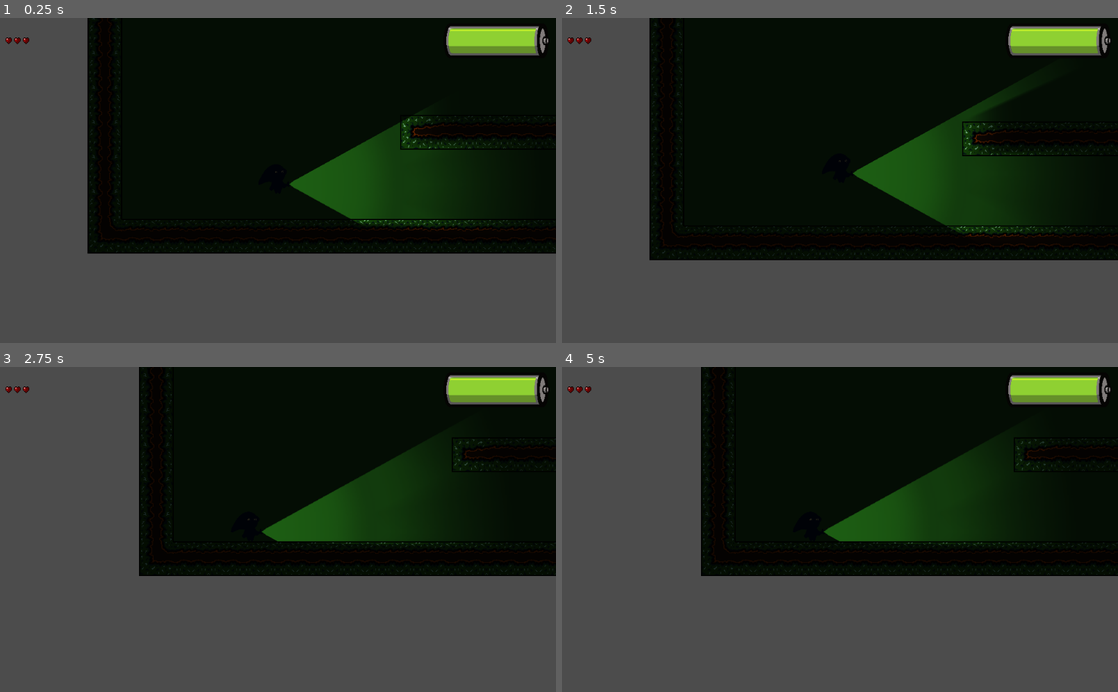
Above: before the commit, frames 1-4 (two rows, left to right).
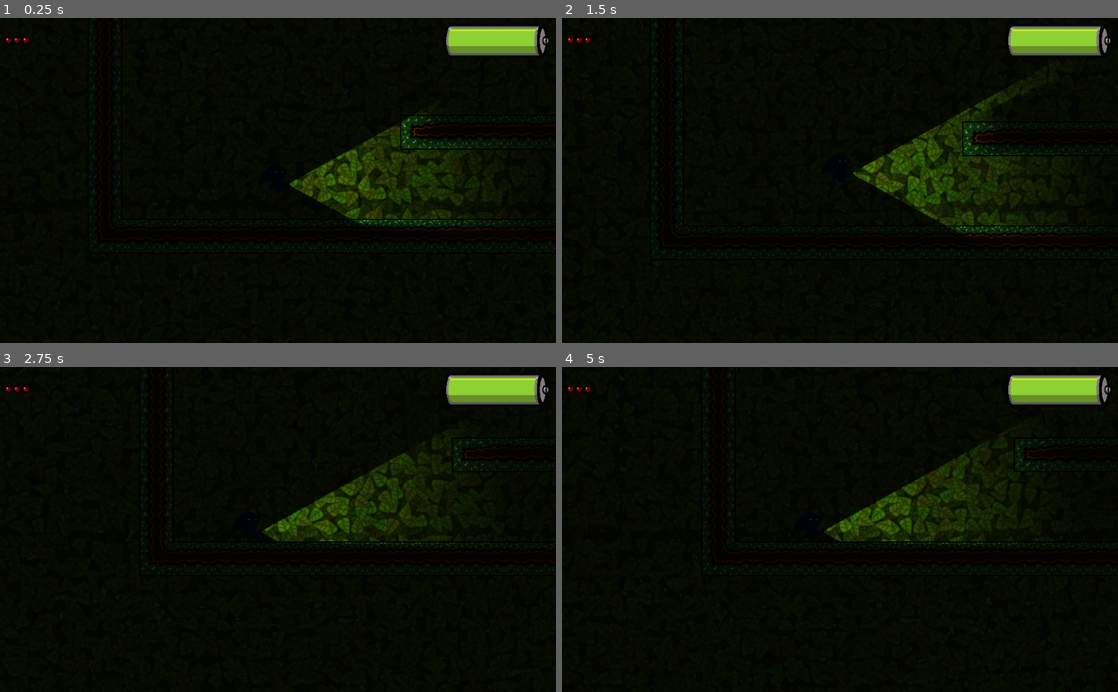
Above: after the commit, the same moments.

Repository: TeamKebab/GodotWildJam38
Game: Godot game, scene res://levels/level.tscn
Same seed, same stepped clock (60 frames per second), same inputs: the game is played once before the commit and once after it.
Inputs (mouse positions are in pixels of both pictures, inside the frame that each line leads up to):
- Up to frame 1 (0.25 s): no input
- Up to frame 2 (1.5 s): tap Enter at 0.5 s; move the mouse to (962, 164) at 0.52 s; hold Right (ui_right) from 0.53 s (still down); tap R at 0.6, 1.35 s; click (962, 164) at 0.67 s; tap Up (ui_up) at 0.77 s; move the mouse to (728, 196) at 1.27 s
- Up to frame 3 (2.75 s): tap Up (ui_up) at 1.52 s; move the mouse to (333, 458) at 2.02 s; release Right (ui_right) at 2.03 s; hold Left (ui_left) from 2.03 s (still down); tap R at 2.1 s
- Up to frame 4 (5 s): move the mouse to (812, 594) at 2.77 s; release Left (ui_left) at 2.78 s; hold Right (ui_right) 2.78-4.28 s; tap R at 2.85, 3.6, 4.35 s; click (812, 594) at 2.92 s; tap Up (ui_up) at 3.02, 3.77, 4.52 s; move the mouse to (1006, 578) at 3.52 s; move the mouse to (673, 480) at 4.27 s; hold Left (ui_left) from 4.28 s (still down)

The runs differ from the first frame. In frame 1, 42% of the frame differs, in the area x 0-100%, y 0-100%; in frame 2, 40%; in frame 3, 54%; in frame 4, 54%.

Commit message:
background

Diff:
--- a/src/game/game.gd
+++ b/src/game/game.gd
@@ -27,6 +27,7 @@
 	_set_player_lives(max_player_lives)
 	battery = max_battery
 
+	randomize()
 
 func drain_battery(drain: int) -> void:
 	battery = max(0, battery - drain)
--- /dev/null
+++ b/src/levels/background/background.gd
@@ -0,0 +1,32 @@
+tool
+extends Node2D
+
+
+const sprite_texture = preload("res://levels/background/many_leaves2.png")
+
+export var tiles = Vector2.ONE setget _set_tiles
+func _set_tiles(value: Vector2) -> void:
+	tiles = value
+	_regenerate()
+
+export var offset = Vector2.ZERO setget _set_offset
+func _set_offset(value: Vector2) -> void:
+	offset = value
+	_regenerate()
+
+func _ready() -> void:
+	_regenerate()
+
+func _regenerate() -> void:
+	for child in get_children():
+		child.queue_free()
+
+	for x in tiles.x:
+		for y in tiles.y:
+			var sprite = Sprite.new()
+			sprite.texture = sprite_texture
+			var sprite_size = sprite_texture.get_size() + offset
+			sprite.position = Vector2(x * sprite_size.x, y * sprite_size.y) + sprite_size / 2
+			sprite.rotation = (randi() % 4) * PI / 2
+
+			add_child(sprite)
--- /dev/null
+++ b/src/levels/background/background.tscn
@@ -0,0 +1,9 @@
+[gd_scene load_steps=2 format=2]
+
+[ext_resource path="res://levels/background/background.gd" type="Script" id=1]
+
+[node name="Background" type="Sprite"]
+offset = Vector2( -35, -30 )
+script = ExtResource( 1 )
+tiles = Vector2( 2, 2 )
+offset = Vector2( -35, -30 )
--- /dev/null
+++ b/src/levels/background/background_generator.gd
@@ -0,0 +1,55 @@
+tool
+extends Node2D
+
+const leaf_spritesheet = preload("res://levels/background/leaves.png")
+const num_sprites = 2
+
+export var size: Vector2 = Vector2(1024, 600) setget _set_size
+func _set_size(value:Vector2) -> void:
+	size = value
+	update()
+
+
+export var density: int = 100 setget _set_density
+func _set_density(value:int) -> void:
+	density = value
+	update()
+
+
+func _draw() -> void:
+#	get_viewport().transparent_bg = true
+	var positions = []
+
+	for x in size.x / density:
+		for y  in size.y / density:
+			positions.append(Vector2(x,y) * density + Vector2(_random_offset(), _random_offset()))
+
+	positions.shuffle()
+
+	for leaf_position in positions:
+		_draw_leaf(leaf_position)
+
+	_save_image()
+
+func _random_offset() -> float:
+	return rand_range(-density / 3, density / 3)
+
+
+func _draw_leaf(leaf_position: Vector2) -> void:
+	var size = Vector2(64, 64)
+	var src_position = Vector2.RIGHT * (randi() % num_sprites)
+	var modulate_color = Color(rand_range(0.7, 1), rand_range(0.7, 1), 0.1)
+
+	draw_set_transform(leaf_position + size / 2, randf() * 2 * PI, Vector2.ONE)
+
+	draw_texture_rect_region(
+		leaf_spritesheet,
+		Rect2(-size/2, size),
+		Rect2(src_position, size),
+		modulate_color)
+
+
+func _save_image():
+	var image = get_viewport().get_texture().get_data()
+	image.convert(Image.FORMAT_RGBA8)
+	image.save_png("res://levels/background/image.png")
--- /dev/null
+++ b/src/levels/background/background_generator.tscn
@@ -0,0 +1,8 @@
+[gd_scene load_steps=2 format=2]
+
+[ext_resource path="res://levels/background/background_generator.gd" type="Script" id=1]
+
+[node name="Background" type="Node2D"]
+script = ExtResource( 1 )
+size = Vector2( 1024, 1024 )
+density = 45
--- /dev/null
+++ b/src/levels/background/leaf.gd
@@ -0,0 +1,10 @@
+tool
+extends Sprite
+
+const num_leaves = 2
+
+func _ready():
+	frame = randi() % num_leaves
+	rotation = randf() * 2 * PI
+	z_index = randi() % 5
+	modulate = Color(rand_range(0.7, 1), rand_range(0.7, 1), 0.1)
--- /dev/null
+++ b/src/levels/background/leaf.tscn
@@ -0,0 +1,13 @@
+[gd_scene load_steps=3 format=2]
+
+[ext_resource path="res://levels/background/leaves.png" type="Texture" id=1]
+[ext_resource path="res://levels/background/leaf.gd" type="Script" id=2]
+
+[node name="Sprite" type="Sprite"]
+modulate = Color( 0.71129, 0.75701, 0.1, 1 )
+rotation = 4.85685
+z_index = 3
+texture = ExtResource( 1 )
+hframes = 2
+frame = 1
+script = ExtResource( 2 )
--- a/src/levels/level.tscn
+++ b/src/levels/level.tscn
@@ -1,30 +1,49 @@
-[gd_scene load_steps=6 format=2]
+[gd_scene load_steps=7 format=2]
 
 [ext_resource path="res://levels/platforms/JunldeDirtAutoTiles.tres" type="TileSet" id=1]
 [ext_resource path="res://player/player.tscn" type="PackedScene" id=2]
 [ext_resource path="res://spoopies/spoopy.tscn" type="PackedScene" id=3]
 [ext_resource path="res://levels/gui/gui.tscn" type="PackedScene" id=4]
 [ext_resource path="res://levels/level.gd" type="Script" id=5]
+[ext_resource path="res://levels/background/background.tscn" type="PackedScene" id=6]
 
 [node name="Level" type="Node"]
 script = ExtResource( 5 )
 
-[node name="Background" type="ColorRect" parent="."]
-anchor_left = -0.219
-anchor_top = -0.325
-anchor_right = 1.0
-anchor_bottom = 1.0
-margin_left = -18.744
-margin_top = 16.0
-margin_right = 1012.0
-margin_bottom = -43.0
-color = Color( 0.101961, 0.333333, 0.0627451, 1 )
-__meta__ = {
-"_edit_use_anchors_": false
-}
+[node name="ParallaxBackground" type="ParallaxBackground" parent="."]
+
+[node name="ParallaxLayer" type="ParallaxLayer" parent="ParallaxBackground"]
+motion_scale = Vector2( 0.5, 0.5 )
+
+[node name="Background" parent="ParallaxBackground/ParallaxLayer" instance=ExtResource( 6 )]
+modulate = Color( 0.423529, 0.423529, 0.423529, 1 )
+position = Vector2( 2403.65, 958.386 )
+rotation = 3.14159
+tiles = Vector2( 6, 3 )
+
+[node name="ParallaxLayer2" type="ParallaxLayer" parent="ParallaxBackground"]
+motion_scale = Vector2( 0.75, 0.75 )
+
+[node name="Background" parent="ParallaxBackground/ParallaxLayer2" instance=ExtResource( 6 )]
+modulate = Color( 0.552941, 0.552941, 0.552941, 1 )
+position = Vector2( -729.307, -608.279 )
+tiles = Vector2( 6, 3 )
+
+[node name="ParallaxLayer3" type="ParallaxLayer" parent="ParallaxBackground"]
+motion_scale = Vector2( 0.8, 0.8 )
+
+[node name="Background" parent="ParallaxBackground/ParallaxLayer3" instance=ExtResource( 6 )]
+position = Vector2( 2416.38, 975.357 )
+rotation = 3.14159
+tiles = Vector2( 6, 3 )
+
+[node name="CanvasModulate" type="CanvasModulate" parent="ParallaxBackground"]
+z_index = 100
+color = Color( 0.152941, 0.152941, 0.219608, 1 )
 
 [node name="TileMap" type="TileMap" parent="."]
 position = Vector2( 4, 0 )
+z_index = 10
 tile_set = ExtResource( 1 )
 collision_mask = 0
 format = 1
@@ -34,6 +53,7 @@
 position = Vector2( 98.7995, 428.968 )
 
 [node name="CanvasModulate" type="CanvasModulate" parent="."]
+z_index = 100
 color = Color( 0.152941, 0.152941, 0.219608, 1 )
 
 [node name="Spoopy" parent="." instance=ExtResource( 3 )]
--- a/src/player/light/light.tscn
+++ b/src/player/light/light.tscn
@@ -20,6 +20,8 @@
 texture = ExtResource( 1 )
 range_z_min = -1012
 range_z_max = 1012
+range_layer_min = -200
+range_layer_max = 100
 shadow_enabled = true
 shadow_gradient_length = 5.0
 shadow_filter = 5
--- a/src/project.godot
+++ b/src/project.godot
@@ -76,4 +76,5 @@
 quality/driver/driver_name="GLES2"
 vram_compression/import_etc=true
 vram_compression/import_etc2=false
+environment/default_clear_color=Color( 0.0470588, 0.0666667, 0.0431373, 1 )
 environment/default_environment="res://default_env.tres"
Binary file added: src/levels/background/leaves.png
Not shown, added: src/levels/background/leaves.png.import
Binary file added: src/levels/background/many_leaves2.png
Not shown, added: src/levels/background/many_leaves2.png.import
Not shown: 2 places in src/spoopies/spoopy.tscn that only renumber resources
